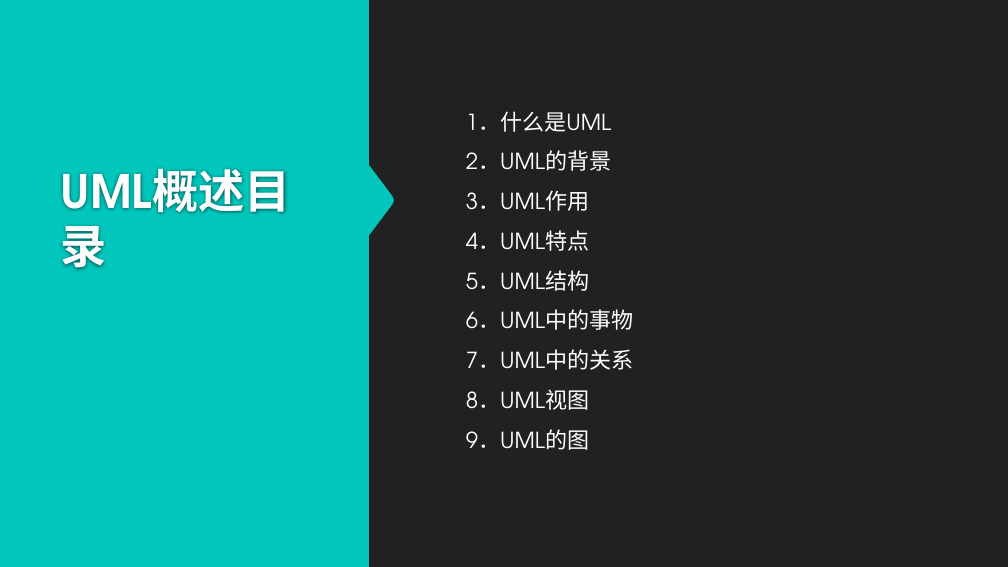
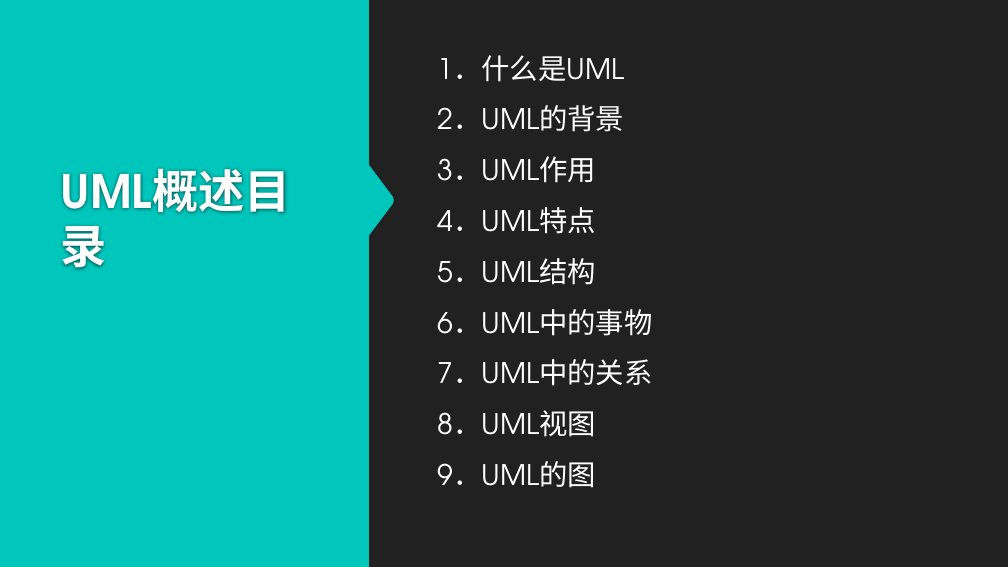
Before and after one commit to twn422/PRD2017, a slide deck: slide 2 of PRD-2017-G24/翻转课堂作业/UML概述/UML概述.pptx. Drawn at 1008x567 pixels with LibreOffice and Linux fonts; fonts in the diff are those of the drawing; background and template pictures are left out. Boxes give left, top, right and bottom in pixels: in the first picture for what was removed or moved away, otherwise in the second. Text is boxed around its words. In the diff, an @@ line names an element or a change of style, - is before the commit and + after.

```diff
--- a/PRD-2017-G24/翻转课堂作业/UML概述/UML概述.pptx
+++ b/PRD-2017-G24/翻转课堂作业/UML概述/UML概述.pptx
@@ size 21 to 27 pt; more space between paragraphs in 9 elements at (437,309,652,336), (437,258,595,285), (437,359,652,386), (437,207,595,234), (437,410,595,437), (437,156,595,183), (437,461,595,488), (437,105,624,132), (437,55,624,82) @@
@@ text "1．什么是UML": place and size @@
-text "1．什么是UML" at (466,111,611,132)
+text "1．什么是UML" at (437,55,624,82)
@@ text "2．UML的背景": place and size @@
-text "2．UML的背景" at (466,150,611,171)
+text "2．UML的背景" at (437,105,624,132)
@@ text "3．UML作用": place and size @@
-text "3．UML作用" at (466,190,589,211)
+text "3．UML作用" at (437,156,595,183)
@@ text "4．UML特点": place and size @@
-text "4．UML特点" at (466,230,589,251)
+text "4．UML特点" at (437,207,595,234)
@@ text "5．UML结构": place and size @@
-text "5．UML结构" at (466,270,589,291)
+text "5．UML结构" at (437,258,595,285)
@@ text "6．UML中的事物": place and size @@
-text "6．UML中的事物" at (466,309,633,330)
+text "6．UML中的事物" at (437,309,652,336)
@@ text "7．UML中的关系": place and size @@
-text "7．UML中的关系" at (466,349,633,370)
+text "7．UML中的关系" at (437,359,652,386)
@@ text "8．UML视图": place and size @@
-text "8．UML视图" at (466,389,589,410)
+text "8．UML视图" at (437,410,595,437)
@@ text "9．UML的图": place and size @@
-text "9．UML的图" at (466,429,589,450)
+text "9．UML的图" at (437,461,595,488)
```
Also in this commit, not shown: 1 other slide changed.
